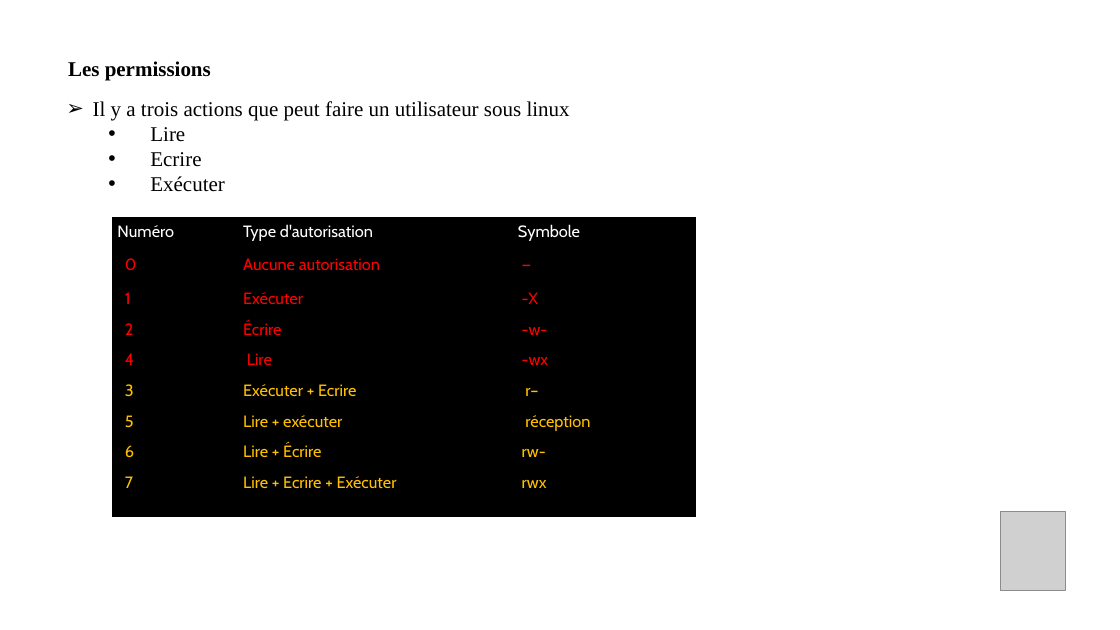
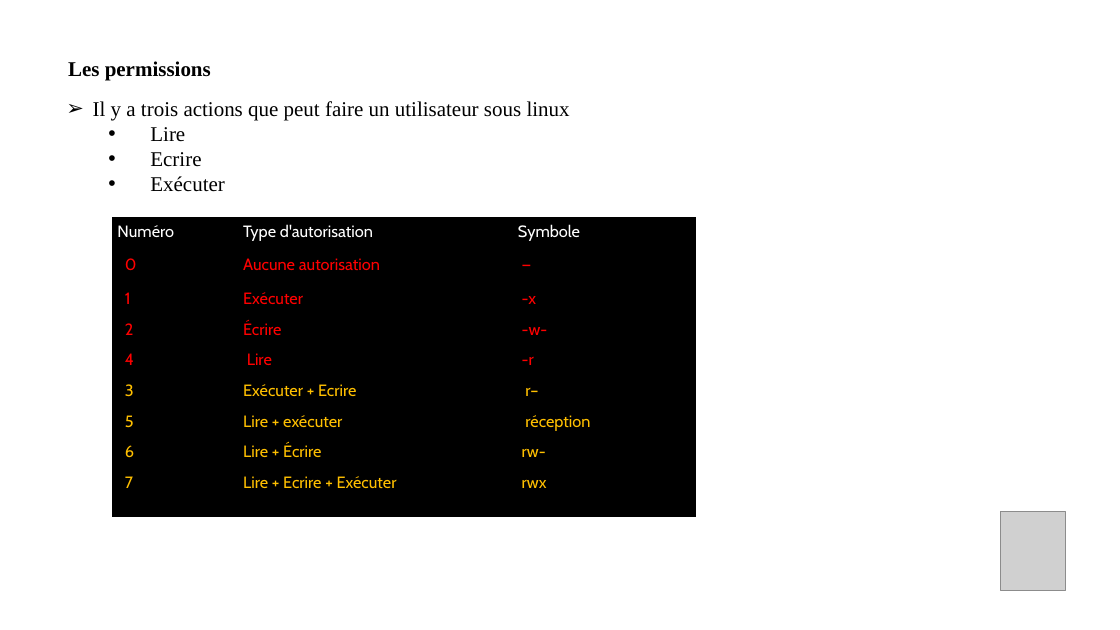
Before and after one commit to bejaouibechir/Devops2024, a slide deck: slide 41 of 1.Linux/0.Linux pour Devops.ppt. Drawn at 1120x630 pixels with LibreOffice and Linux fonts; fonts in the diff are those of the drawing; grey boxes stand for pictures. Boxes give left, top, right and bottom in pixels: in the first picture for what was removed or moved away, otherwise in the second. Text is boxed around its words. In the diff, an @@ line names an element or a change of style, - is before the commit and + after.

```diff
--- a/1.Linux/0.Linux pour Devops.ppt
+++ b/1.Linux/0.Linux pour Devops.ppt
@@ table at <box>112,217,696,517</box> @@
-row 3, column 3: -X
+row 3, column 3: -x
-row 5, column 3: -wx
+row 5, column 3: -r
```
Also in this commit, not shown: 3 other slides changed, 1 slide removed, 1 other file.
